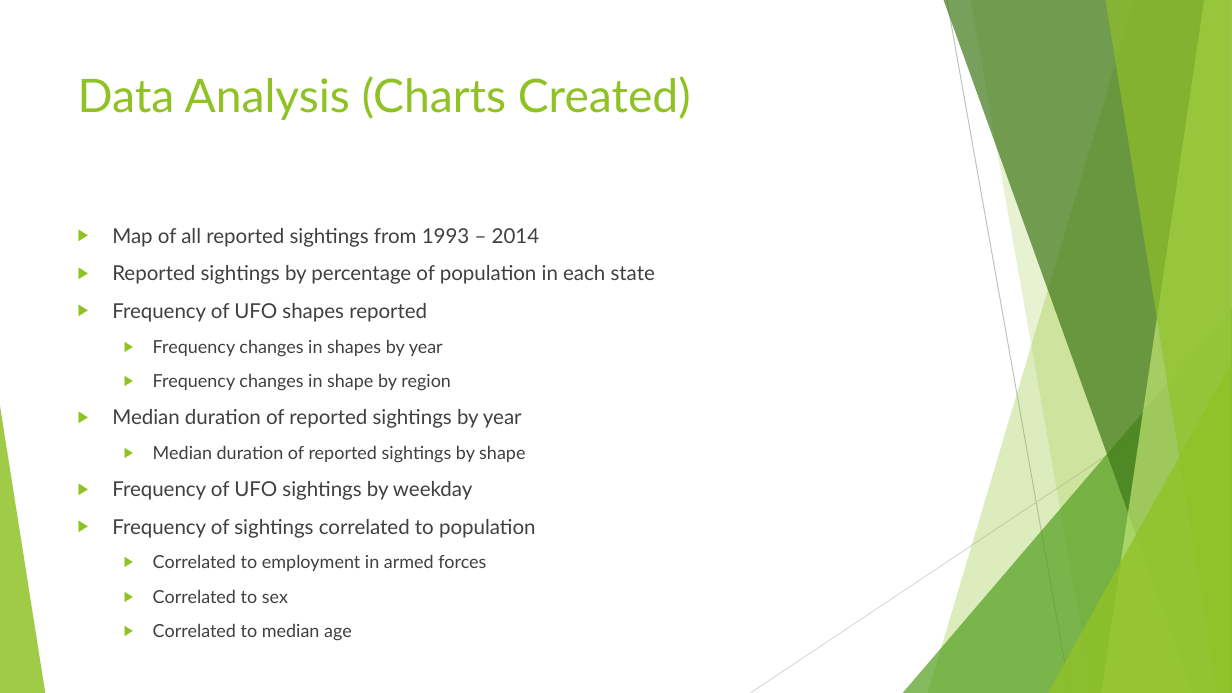
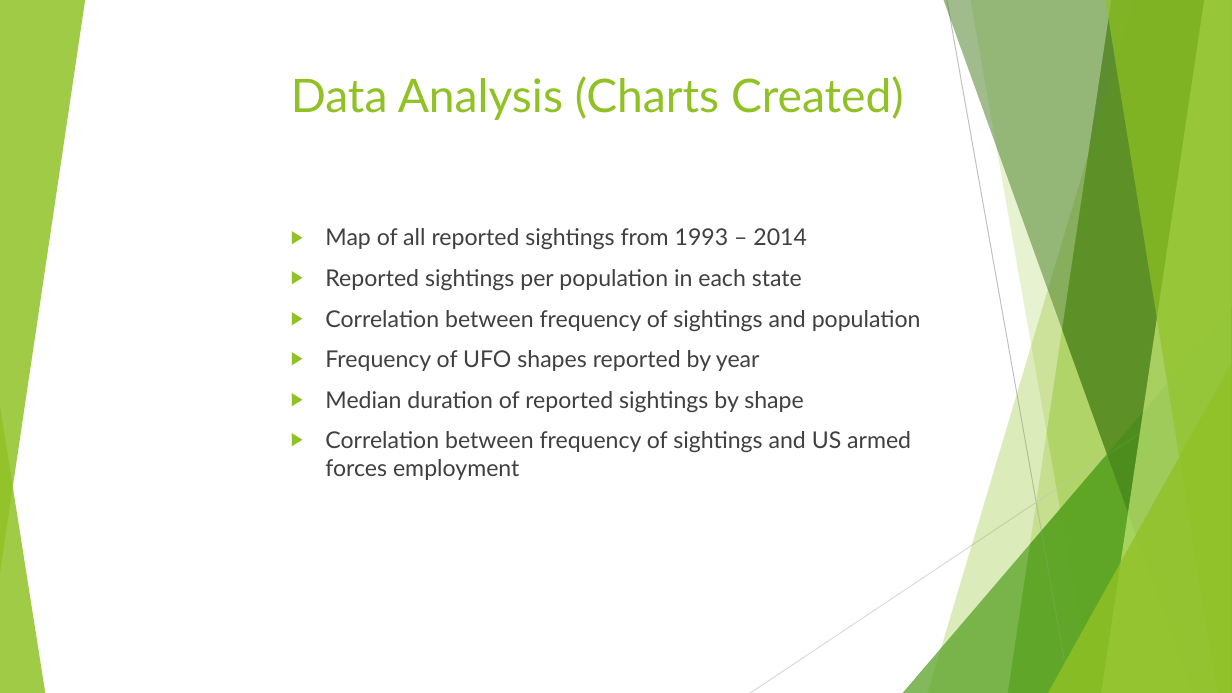
Before and after one commit to mmegancross/project-1-alien-analysis, a slide deck: slide 8 of I Believe An Alien Analysis.pptx. Drawn at 1232x693 pixels with LibreOffice and Linux fonts; fonts in the diff are those of the drawing; background and template pictures are left out. Boxes give left, top, right and bottom in pixels: in the first picture for what was removed or moved away, otherwise in the second. Text is boxed around its words. In the diff, an @@ line names an element or a change of style, - is before the commit and + after.

```diff
--- a/I Believe An Alien Analysis.pptx
+++ b/I Believe An Alien Analysis.pptx
@@ triangle added at bbox=[0, 0, 85, 573], fill #90C226 at 85% opacity @@
@@ parallelogram added at bbox=[165, 0, 1112, 693], fill #FFFFFF at 94% opacity @@
@@ freeform shape added at bbox=[928, 0, 1232, 693], fill #90C226 at 30% opacity @@
@@ freeform shape added at bbox=[944, 0, 1232, 693], fill #3F7819 at 47% opacity @@
@@ line removed from (947, 0) to (1070, 693) @@
@@ line added from (947, 0) to (1070, 693), #BFBFBF 0.75 pt @@
@@ freeform shape added at bbox=[970, 0, 1232, 693], fill #90C226 at 20% opacity @@
@@ freeform shape added at bbox=[1102, 0, 1232, 693], fill #C0E474 at 70% opacity @@
@@ freeform shape added at bbox=[1105, 0, 1232, 693], fill #90C226 at 65% opacity @@
@@ title "Data Analysis (Charts Created)": place and size @@
-title "Data Analysis (Charts Created)" at bbox=[78, 76, 691, 120]
+title "Data Analysis (Charts Created)" at bbox=[291, 76, 904, 120]
@@ text "Map of all reported sightings ...": place and size @@
-text "Map of all reported sightings ..." at bbox=[112, 228, 655, 641]
+text "Map of all reported sightings ..." at bbox=[325, 228, 921, 480]
@@ text at bbox=[325, 228, 807, 412]: size 16 to 18 pt in "Map of all reported sightings from 1993 ..."; size 14 to 18 pt in "Median duration of reported sightings by shape"; list level 2 to 1 in "Median duration of reported sightings ..." @@
@@ text at bbox=[325, 269, 921, 371]: text changed; size 16 to 18 pt @@
-▶ Reported sightings by percentage of population in each state
-▶ Frequency of UFO shapes reported
-  ▶ Frequency changes in shapes by year
-  ▶ Frequency changes in shape by region
-▶ Median duration of reported sightings by year
+▶ Reported sightings per population in each state
+▶ Correlation between frequency of sightings and population
+▶ Frequency of UFO shapes reported by year
@@ triangle added at bbox=[903, 308, 1232, 693], fill #54A021 at 72% opacity @@
@@ line removed from (1232, 372) to (750, 693) @@
@@ line added from (1232, 372) to (750, 693), #D9D9D9 0.75 pt @@
@@ triangle added at bbox=[1048, 363, 1232, 693], fill #90C226 at 80% opacity @@
@@ text at bbox=[325, 431, 911, 480]: text changed; size 16 to 18 pt @@
-▶ Frequency of UFO sightings by weekday
-▶ Frequency of sightings correlated to population
-  ▶ Correlated to employment in armed forces
-  ▶ Correlated to sex
-  ▶ Correlated to median age
+▶ Correlation between frequency of sightings and US armed forces employment
```
Also in this commit, not shown: 7 other slides changed, 3 slides added, 8 slides removed, 5 other files.
